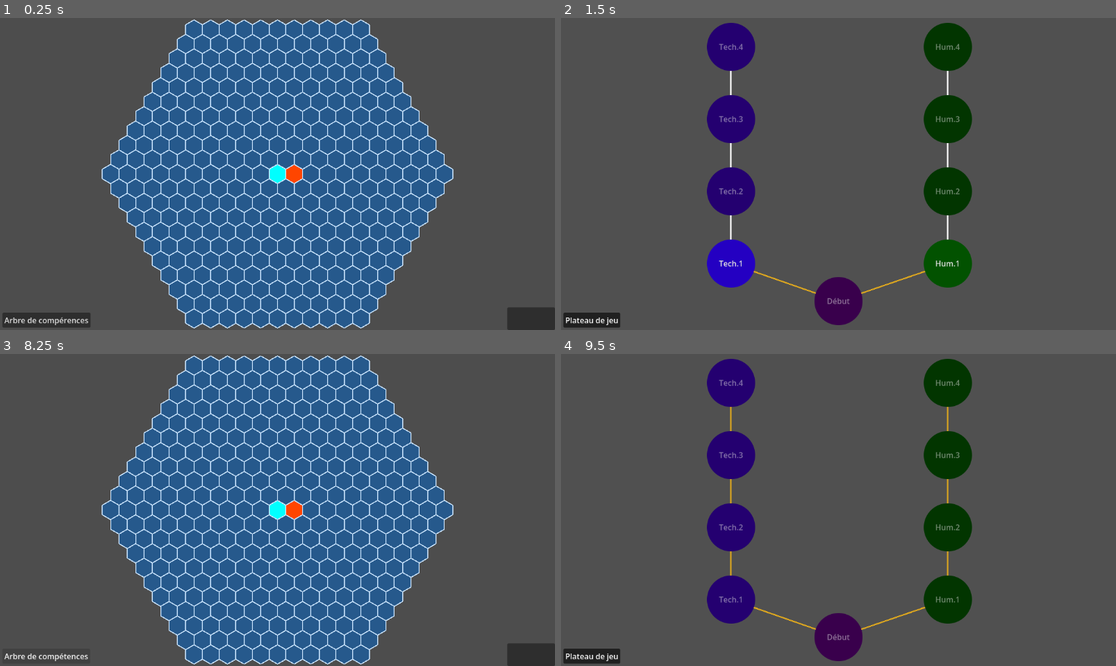
Above: before the commit, frames 1-4 (two rows, left to right).
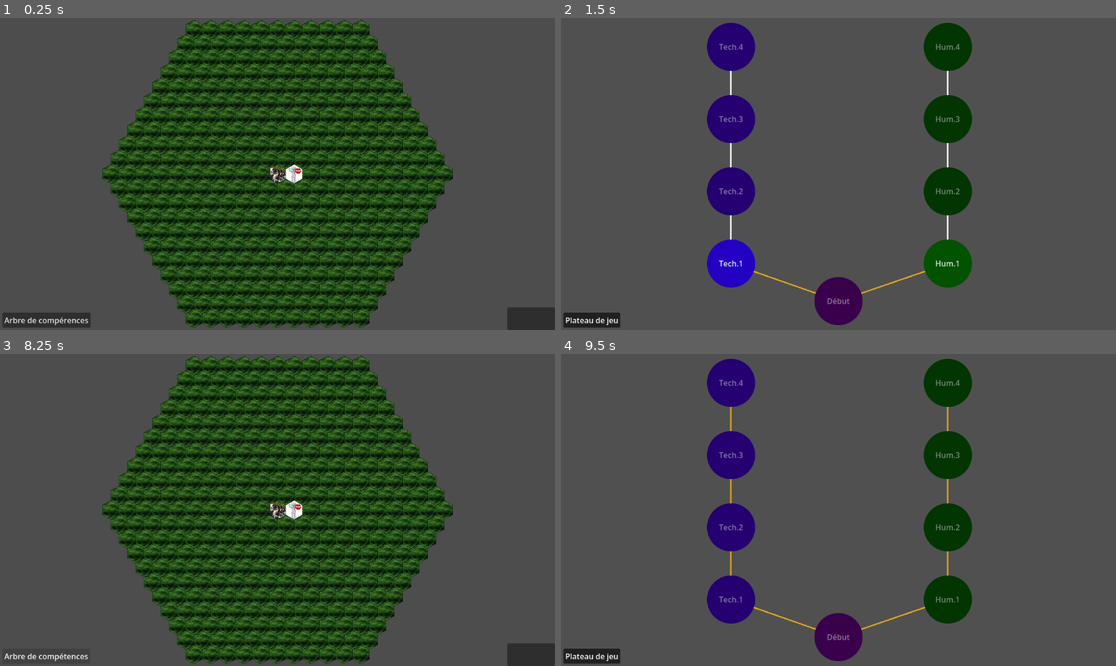
Above: after the commit, the same moments.

Repository: Shoshore/M2-Projet_Jeux_Serieux
Game: Godot game, scene res://tile_map.tscn
The game is run twice, just before and just after one commit, with the same random seed, the same clock (stepped at 60 frames per second) and the same inputs.
Inputs:
- Up to frame 1 (0.25 s): no input
- Up to frame 2 (1.5 s): click "Arbre de compérences" at 0.5 s; click "Début" at 1.25 s
- Up to frame 3 (8.25 s): click "Tech.1" at 2 s; click "Tech.2" at 2.75 s; click "Tech.3" at 3.5 s; click "Tech.4" at 4.25 s; click "Hum.1" at 5 s; click "Hum.2" at 5.75 s; click "Hum.3" at 6.5 s; click "Hum.4" at 7.25 s; click "Plateau de jeu" at 8 s
- Up to frame 4 (9.5 s): click "Arbre de compétences" at 8.75 s

The runs differ from the first frame. In frame 1, 47% of the frame differs, in the area x 18-82%, y 0-100%; in frame 2, nothing differs; in frame 3, 47%; in frame 4, nothing differs.

Commit message:
We use textur instead of color

Diff:
--- a/scripts/board/map.gd
+++ b/scripts/board/map.gd
@@ -3,8 +3,6 @@
 class_name Map
 
 const TAILLE_HEX : float = 20.0
-const COULEUR_REMPLISSAGE := Color(0.15, 0.35, 0.55)
-const COULEUR_CONTOUR := Color(0.8, 0.9, 1.0)
 
 var rayon_grille : int = 10
 var tiles_by_coord: Dictionary = {}
@@ -20,7 +18,6 @@
 
 func _ready() -> void:
 	generer_grille_hexagonale(rayon_grille)
-	queue_redraw()
 
 func _input(event: InputEvent) -> void:
 	if event is InputEventMouseButton:
@@ -46,57 +43,7 @@
 	return
 
 
-# Dessine un hexagone centré sur une position
-func dessiner_hexagone(centre : Vector2) -> void:
-	var points : PackedVector2Array = PackedVector2Array()
 
-	for i in range(6):
-		var angle : float = deg_to_rad(60.0 * i - 30.0)
-		var point : Vector2 = centre + Vector2(
-			cos(angle),
-			sin(angle)
-		) * TAILLE_HEX
-
-		points.append(point)
-
-	# Remplissage
-	draw_colored_polygon(points, COULEUR_REMPLISSAGE)
-
-	# Contour
-	for i in range(6):
-		var suivant : int = (i + 1) % 6
-		draw_line(
-			points[i],
-			points[suivant],
-			COULEUR_CONTOUR,
-			2.0
-		)
-
-# Dessine un hexagone centré sur une position
-func dessiner_hexagone_color(centre : Vector2, color : Color) -> void:
-	var points : PackedVector2Array = PackedVector2Array()
-
-	for i in range(6):
-		var angle : float = deg_to_rad(60.0 * i - 30.0)
-		var point : Vector2 = centre + Vector2(
-			cos(angle),
-			sin(angle)
-		) * TAILLE_HEX
-
-		points.append(point)
-
-	# Remplissage
-	draw_colored_polygon(points, color)
-
-	# Contour
-	for i in range(6):
-		var suivant : int = (i + 1) % 6
-		draw_line(
-			points[i],
-			points[suivant],
-			COULEUR_CONTOUR,
-			2.0
-		)
 
 # Conversion des coordonnées axiales vers la position à l'écran
 func coordonnees_vers_pixel(q : int, r : int) -> Vector2:
@@ -104,23 +51,6 @@
 	var y : float = TAILLE_HEX * 1.5 * r
 
 	return Vector2(x, y)
-
-
-# Dessine la grille
-func _draw() -> void:
-	for tile: Tile in tiles_by_coord.values():
-		var build = tile.building
-		var unit = tile.occupant
-		if build:
-			set_tile_color(tile, build.own_color)
-		elif unit:
-			set_tile_color(tile, unit.own_color)
-		else:
-			set_tile_color(tile, Color(0.15, 0.35, 0.55))
-		dessiner_hexagone_color(coordonnees_vers_pixel(tile.coordonnee.x, tile.coordonnee.y) , tile.COULEUR_REMPLISSAGE)
-
-func refresh() -> void:
-	queue_redraw()
 
 func pixel_vers_coordonnees(p: Vector2) -> Vector2i:
 	var q: float = (sqrt(3.0) / 3.0 * p.x - 1.0 / 3.0 * p.y) / TAILLE_HEX
@@ -174,6 +104,6 @@
 	return null
 
 
-func set_tile_color(t: Tile, c: Color) -> void:
-	t.COULEUR_REMPLISSAGE = c
-	t.queue_redraw()
+func refresh() -> void:
+	for tile: Tile in tiles_by_coord.values():
+		tile.reload_visual()
--- a/scripts/board/tile.gd
+++ b/scripts/board/tile.gd
@@ -3,8 +3,11 @@
 class_name Tile
 
 const TAILLE_HEX : float = 20.0
-var COULEUR_REMPLISSAGE := Color(0.15, 0.35, 0.55)
-var COULEUR_CONTOUR := Color(0.8, 0.9, 1.0)
+
+var hex_ground := Polygon2D.new()
+var hex_compagny := Polygon2D.new()
+var hex_recruiter := Polygon2D.new()
+var contour := Line2D.new()
 
 var coordonnee : Vector2i = Vector2i.ZERO
 var ressource : String = "Rien"
@@ -13,28 +16,69 @@
 var building: Building = null
 
 func _ready() -> void:
-	queue_redraw()
+	var points := points_hexagone(TAILLE_HEX)
+
+	for layer: Polygon2D in [hex_ground, hex_compagny, hex_recruiter]:
+		layer.polygon = points
+		add_child(layer)
+
+	contour.points = points
+	contour.closed = true
+	contour.width = 1.0
+	contour.default_color = Color(0, 0, 0, 0.35)
+	add_child(contour)
+
+	set_texture_hex(hex_ground, Visuels.GRASS)
+	set_texture_hex(hex_compagny, Visuels.COMPAGNY)
+	set_texture_hex(hex_recruiter, Visuels.RECRUITER)
+	reload_visual()
+
+static func points_hexagone(rayon: float) -> PackedVector2Array:
+	var pts := PackedVector2Array()
+	for i in 6:
+		var angle := deg_to_rad(60.0 * i - 30.0)
+		pts.append(Vector2(cos(angle), sin(angle)) * rayon)
+	return pts
 
 
-func _draw() -> void:
-	var points : PackedVector2Array = PackedVector2Array()
-	for i in range(6):
-		var angle : float = deg_to_rad(60.0 * i - 30.0)
-		var point : Vector2 = Vector2(
-			cos(angle),
-			sin(angle)
-		) * TAILLE_HEX
-		points.append(point)
-	draw_colored_polygon(points, COULEUR_REMPLISSAGE)
+func set_sprite(s: Sprite2D, tex: Texture2D) -> void:
+	s.texture = tex
+	if tex == null:
+		return
+	var largeur_cible := Map.TAILLE_HEX * sqrt(3.0)
+	s.scale = Vector2.ONE * (largeur_cible / tex.get_width())
 
-	for i in range(6):
-		var suivant : int = (i + 1) % 6
-		draw_line(points[i], points[suivant], COULEUR_CONTOUR, 2.0)
+func set_texture_hex(p: Polygon2D, tex: Texture2D) -> void:
+	if p.texture == tex:
+		return
+	p.texture = tex
+	if tex == null:
+		return
+	var largeur := TAILLE_HEX * sqrt(3.0)
+	var hauteur := TAILLE_HEX * 2.0
+	var taille_tex := Vector2(tex.get_size())
+	var uvs := PackedVector2Array()
+	for v in p.polygon:
+		var normalise := Vector2((v.x + largeur / 2.0) / largeur, (v.y + hauteur / 2.0) / hauteur)
+		uvs.append(normalise * taille_tex)  # les UV sont en pixels de texture
+	p.uv = uvs
 
-func initialiser(q : int, r : int, color : Color = COULEUR_REMPLISSAGE, ressource_disponible : String = "Rien") -> void:
+func reload_visual() -> void:
+	hex_compagny.visible = building != null
+	hex_recruiter.visible = occupant != null
+
+	if building:
+		set_texture_hex(hex_compagny, building.texture)
+	elif occupant:
+		set_texture_hex(hex_recruiter, occupant.texture)
+
+	hex_ground.modulate = Color.WHITE
+	hex_compagny.modulate = Color.WHITE
+	hex_recruiter.modulate = Color.WHITE
+
+func initialiser(q : int, r : int, ressource_disponible : String = "Rien") -> void:
 	coordonnee = Vector2i(q, r)
 	ressource = ressource_disponible
-	COULEUR_REMPLISSAGE = color
 
 func contient_point(point_local : Vector2) -> bool:
 	return point_local.length() <= TAILLE_HEX
--- /dev/null
+++ b/scripts/board/visuals.gd
@@ -0,0 +1,5 @@
+class_name Visuels
+
+const GRASS: Texture2D = preload("res://assets/grass.png")
+const COMPAGNY: Texture2D = preload("res://assets/compagny.png")
+const RECRUITER: Texture2D = preload("res://assets/bonhomme.png")
--- a/scripts/building/building.gd
+++ b/scripts/building/building.gd
@@ -9,14 +9,12 @@
 	get: return _id
 var _id: int
 
-var own_color: Color
+var texture: Texture2D = null
 
-
-func _init(id: int, spawn_point: Vector2i, vision_range: int, map: Map, color: Color = Color.AQUA) -> void:
+func _init(id: int, spawn_point: Vector2i, vision_range: int, map: Map) -> void:
 	_id = id
 	vision = Vision_component.new(vision_range)
 	position = Position_component.new(spawn_point)
 	_map = map
-	own_color = color
 
 @abstract func display() -> void
--- a/scripts/building/compagny.gd
+++ b/scripts/building/compagny.gd
@@ -3,7 +3,7 @@
 
 var _number_developer = 1
 var _number_researcher = 1
-var _number_recruiter = 1
+var _number_recruiter = 0
 
 var _monnay = 100
 var _boost_turnover = 1
@@ -46,25 +46,15 @@
 
 	_list_unities.push_back(unit)
 	tile.occupant = unit
+	tile.reload_visual()
 
 
-func _init(id_unic: int, position_: Vector2i, map: Map, color_: Color = Color.AQUA) -> void:
-	super(id_unic, position_, 5, map, color_)
+func _init(id_unic: int, position_: Vector2i, map: Map) -> void:
+	super(id_unic, position_, 5, map)
+	texture = Visuels.COMPAGNY
 	create_unit(Create_unit_type.RECRUITER)
-	# new skill tree
-	# skill_tree.boost_turnover_changed.connect(_on_boost_turnover_changed)
-	# skill_tree.boost_mood_changed.connect(_on_boost_mood_changed)
-
-
-func _on_boost_turnover_changed(new_boost: float) -> void:
-	_boost_turnover = new_boost
-
-
-func _on_boost_mood_changed(new_boost: float) -> void:
-	_boost_mood = new_boost
 
 func _fire_consequence():
-	@warning_ignore("integer_division")
 	_mood_gauge = floor(_mood_gauge / 2)
 	_monnay += 2000
 
@@ -109,7 +99,6 @@
 
 func _update_monnay(tour: int) -> void:
 	# pay
-	@warning_ignore("integer_division")
 	var pay_rise = 1 + 0.3 * floor(tour / 3)
 	var total_payroll = pay_rise * (230 * _number_developer + 205 * _number_researcher + 165 * _number_recruiter)
 	var energy_cost = 40 * (_number_developer + _number_researcher + _number_recruiter)
@@ -150,3 +139,4 @@
 	print("mood gauge: ", _mood_gauge)
 	print("boost mood: ", _boost_mood)
 	print("mood threshold : ", _mood_threshold)
+	print("---------------")
--- a/scripts/gameManager.gd
+++ b/scripts/gameManager.gd
@@ -12,6 +12,9 @@
 
 func _on_tile_clicked(tile: Tile) -> void:
 	label_info.text = tile.get_info_text()
+	var build = tile.building
+	if build:
+		build.display()
 
 
 func _on_tree_button_toggled(toggled_on: bool) -> void:
@@ -21,4 +24,4 @@
 	var origin := Vector2i(0, 0)
 	var tile: Tile = map.tiles_by_coord[origin]
 	tile.building = Compagny.new(0, origin, map)
-	# map.set_tile_color(tile, tile.building.own_color)
+	tile.reload_visual()
--- a/scripts/unit/recruiter.gd
+++ b/scripts/unit/recruiter.gd
@@ -3,3 +3,4 @@
 
 func _init(company_id: int, id: int, spawn_point: Vector2i) -> void:
 	super(company_id, id, spawn_point, 3, 3)
+	texture = Visuels.RECRUITER
--- a/scripts/unit/unit.gd
+++ b/scripts/unit/unit.gd
@@ -12,14 +12,13 @@
 	get: return _compagny_id
 var _compagny_id: int
 
-var own_color: Color
+var texture: Texture2D = null
 
-func _init(compagny_id: int, id: int, spawn_point: Vector2i, max_movement: int, vision_range: int, color: Color = Color.ORANGE_RED) -> void:
+func _init(compagny_id: int, id: int, spawn_point: Vector2i, max_movement: int, vision_range: int) -> void:
 	_compagny_id = compagny_id
 	_id = id
 	vision = Vision_component.new(vision_range)
 	movement = Movement_component.new(max_movement, Position_component.new(spawn_point))
-	own_color = color
 
 func update_end_turn() -> void:
 	movement.update_end_turn()
Binary file added: assets/bonhomme.png
Not shown, added: assets/bonhomme.png.import
Binary file added: assets/compagny.png
Not shown, added: assets/compagny.png.import
Binary file added: assets/grass.png
Not shown, added: assets/grass.png.import
Not shown, added: scripts/board/visuals.gd.uid
